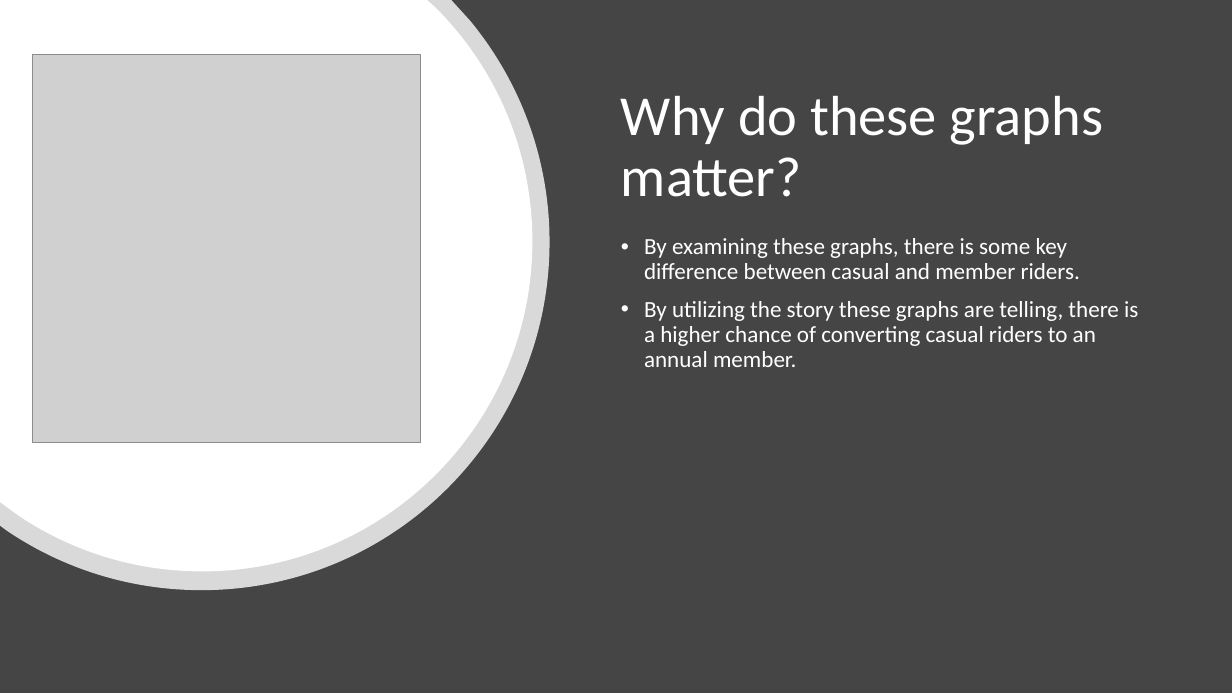
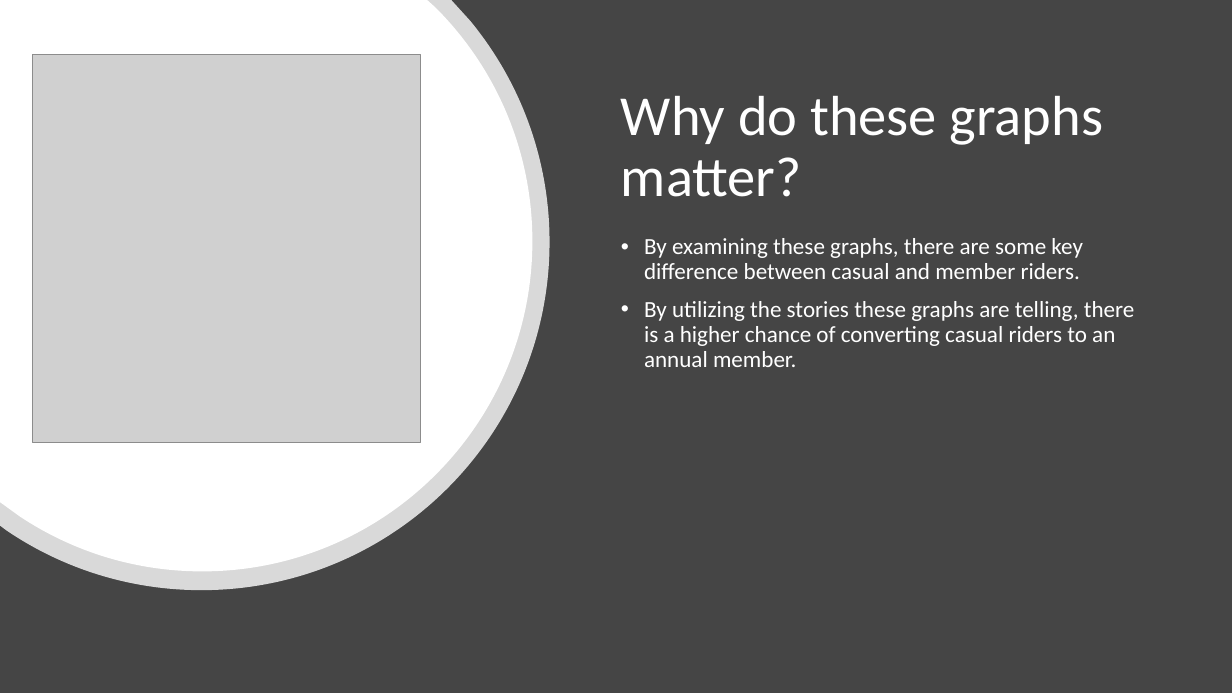
Before and after one commit to jeff-lin1422/DA-Case-Studies-Cyclistic, a slide deck: slide 8 of Case Study for Cyclistic.pptx. Drawn at 1232x693 pixels with LibreOffice and Linux fonts; fonts in the diff are those of the drawing; grey boxes stand for pictures. Boxes give left, top, right and bottom in pixels: in the first picture for what was removed or moved away, otherwise in the second. Text is boxed around its words. In the diff, an @@ line names an element or a change of style, - is before the commit and + after.

```diff
--- a/Case Study for Cyclistic.pptx
+++ b/Case Study for Cyclistic.pptx
@@ text at [644, 238, 1135, 367]: text changed @@
-• By examining these graphs, there is some key difference between casual and member riders.
-• By utilizing the story these graphs are telling, there is a higher chance of converting casual riders to an annual member.
+• By examining these graphs, there are some key difference between casual and member riders.
+• By utilizing the stories these graphs are telling, there is a higher chance of converting casual riders to an annual member.
```
Also in this commit, not shown: 4 other slides changed.
